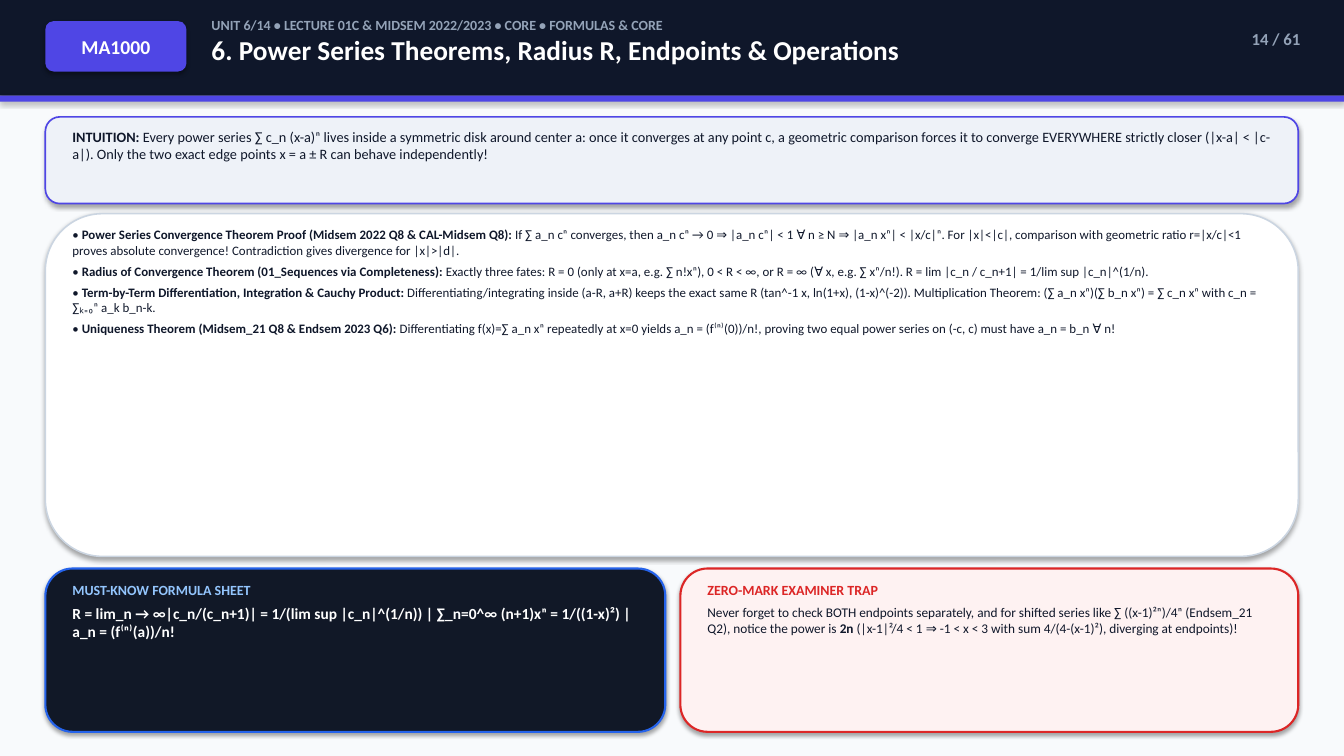
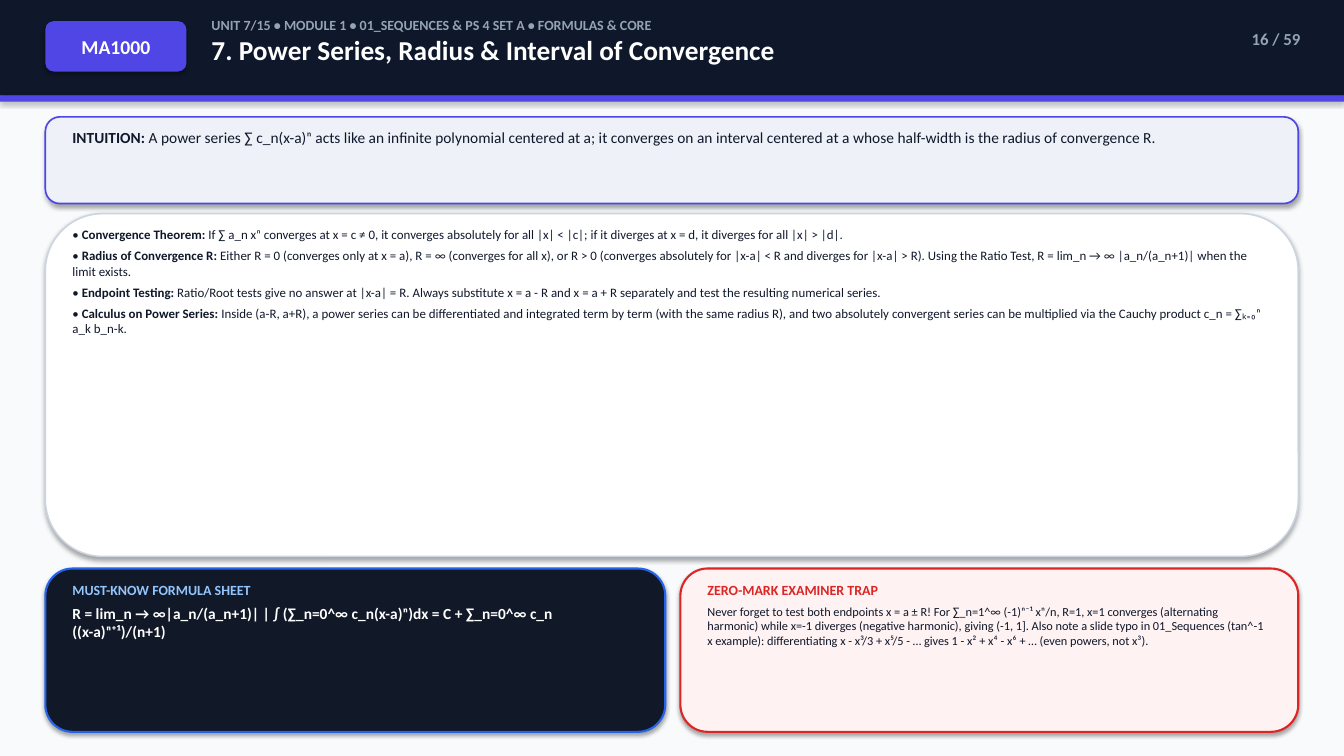
Before and after one commit to Sachitt-AV-08/iiitdm-sem1-study-hub, a slide deck: slide 16 of decks/MA1000_Calculus_Exam_Deck.pptx (slide 14 before the commit). Drawn at 1344x756 pixels with LibreOffice and Linux fonts; fonts in the diff are those of the drawing. Boxes give left, top, right and bottom in pixels: in the first picture for what was removed or moved away, otherwise in the second. Text is boxed around its words. In the diff, an @@ line names an element or a change of style, - is before the commit and + after.

Commit message:
Rebuild all 4 courses strictly from source slides/assignments, fix source typos, and simplify wording

```diff
--- a/decks/MA1000_Calculus_Exam_Deck.pptx
+++ b/decks/MA1000_Calculus_Exam_Deck.pptx
@@ text at box(211, 20, 775, 65): text changed @@
-UNIT 6/14 • LECTURE 01C & MIDSEM 2022/2023 • CORE • FORMULAS & CORE
-6. Power Series Theorems, Radius R, Endpoints & Operations
+UNIT 7/15 • MODULE 1 • 01_SEQUENCES & PS 4 SET A • FORMULAS & CORE
+7. Power Series, Radius & Interval of Convergence
@@ text at box(1252, 33, 1300, 45): text changed @@
-14 / 61
+16 / 59
@@ text at box(72, 132, 1155, 146): text changed; size 10.2 to 11 pt @@
-INTUITION: Every power series ∑ c_n (x-a)ⁿ lives inside a symmetric disk around center a: once it converges at any point c, a geometric comparison forces it to converge EVERYWHERE strictly closer (|x-a| < |c-a|). Only the two exact edge points x = a ± R can behave independently!
+INTUITION: A power series ∑ c_n(x-a)ⁿ acts like an infinite polynomial centered at a; it converges on an interval centered at a whose half-width is the radius of convergence R.
@@ text at box(72, 229, 1260, 335): text changed @@
-• Power Series Convergence Theorem Proof (Midsem 2022 Q8 & CAL-Midsem Q8): If ∑ a_n cⁿ converges, then a_n cⁿ → 0 ⇒ |a_n cⁿ| < 1 ∀ n ≥ N ⇒ |a_n xⁿ| < |x/c|ⁿ. For |x|<|c|, comparison with geometric ratio r=|x/c|<1 proves absolute convergence! Contradiction gives divergence for |x|>|d|.
-• Radius of Convergence Theorem (01_Sequences via Completeness): Exactly three fates: R = 0 (only at x=a, e.g. ∑ n!xⁿ), 0 < R < ∞, or R = ∞ (∀ x, e.g. ∑ xⁿ/n!). R = lim |c_n / c_n+1| = 1/lim sup |c_n|^(1/n).
-• Term-by-Term Differentiation, Integration & Cauchy Product: Differentiating/integrating inside (a-R, a+R) keeps the exact same R (tan^-1 x, ln(1+x), (1-x)^(-2)). Multiplication Theorem: (∑ a_n xⁿ)(∑ b_n xⁿ) = ∑ c_n xⁿ with c_n = ∑ₖ₌₀ⁿ a_k b_n-k.
-• Uniqueness Theorem (Midsem_21 Q8 & Endsem 2023 Q6): Differentiating f(x)=∑ a_n xⁿ repeatedly at x=0 yields a_n = (f⁽ⁿ⁾(0))/n!, proving two equal power series on (-c, c) must have a_n = b_n ∀ n!
+• Convergence Theorem: If ∑ a_n xⁿ converges at x = c ≠ 0, it converges absolutely for all |x| < |c|; if it diverges at x = d, it diverges for all |x| > |d|.
+• Radius of Convergence R: Either R = 0 (converges only at x = a), R = ∞ (converges for all x), or R > 0 (converges absolutely for |x-a| < R and diverges for |x-a| > R). Using the Ratio Test, R = lim_n → ∞ |a_n/(a_n+1)| when the limit exists.
+• Endpoint Testing: Ratio/Root tests give no answer at |x-a| = R. Always substitute x = a - R and x = a + R separately and test the resulting numerical series.
+• Calculus on Power Series: Inside (a-R, a+R), a power series can be differentiated and integrated term by term (with the same radius R), and two absolutely convergent series can be multiplied via the Cauchy product c_n = ∑ₖ₌₀ⁿ a_k b_n-k.
@@ text at box(72, 607, 552, 639): text changed @@
-R = lim_n → ∞|c_n/(c_n+1)| = 1/(lim sup |c_n|^(1/n)) | ∑_n=0^∞ (n+1)xⁿ = 1/((1-x)²) | a_n = (f⁽ⁿ⁾(a))/n!
+R = lim_n → ∞|a_n/(a_n+1)| | ∫ (∑_n=0^∞ c_n(x-a)ⁿ)dx = C + ∑_n=0^∞ c_n ((x-a)ⁿ⁺¹)/(n+1)
@@ text at box(707, 606, 1263, 647): text changed; size 9.5 to 8.8 pt @@
-Never forget to check BOTH endpoints separately, and for shifted series like ∑ ((x-1)²ⁿ)/4ⁿ (Endsem_21 Q2), notice the power is 2n (|x-1|²/4 < 1 ⇒ -1 < x < 3 with sum 4/(4-(x-1)²), diverging at endpoints)!
+Never forget to test both endpoints x = a ± R! For ∑_n=1^∞ (-1)ⁿ⁻¹ xⁿ/n, R=1, x=1 converges (alternating harmonic) while x=-1 diverges (negative harmonic), giving (-1, 1]. Also note a slide typo in 01_Sequences (tan^-1 x example): differentiating x - x³/3 + x⁵/5 - … gives 1 - x² + x⁴ - x⁶ + … (even powers, not x³).
```
Also in this commit, not shown: 55 other slides changed, 3 slides added, 5 slides removed, 34 other files.
